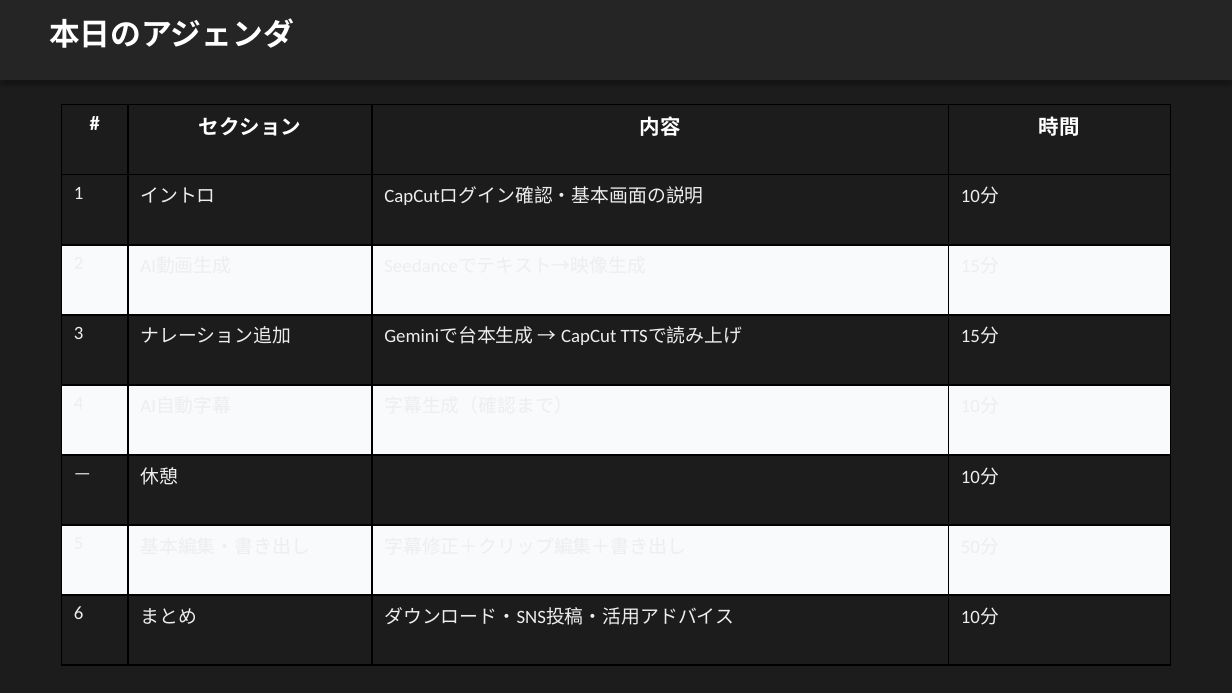
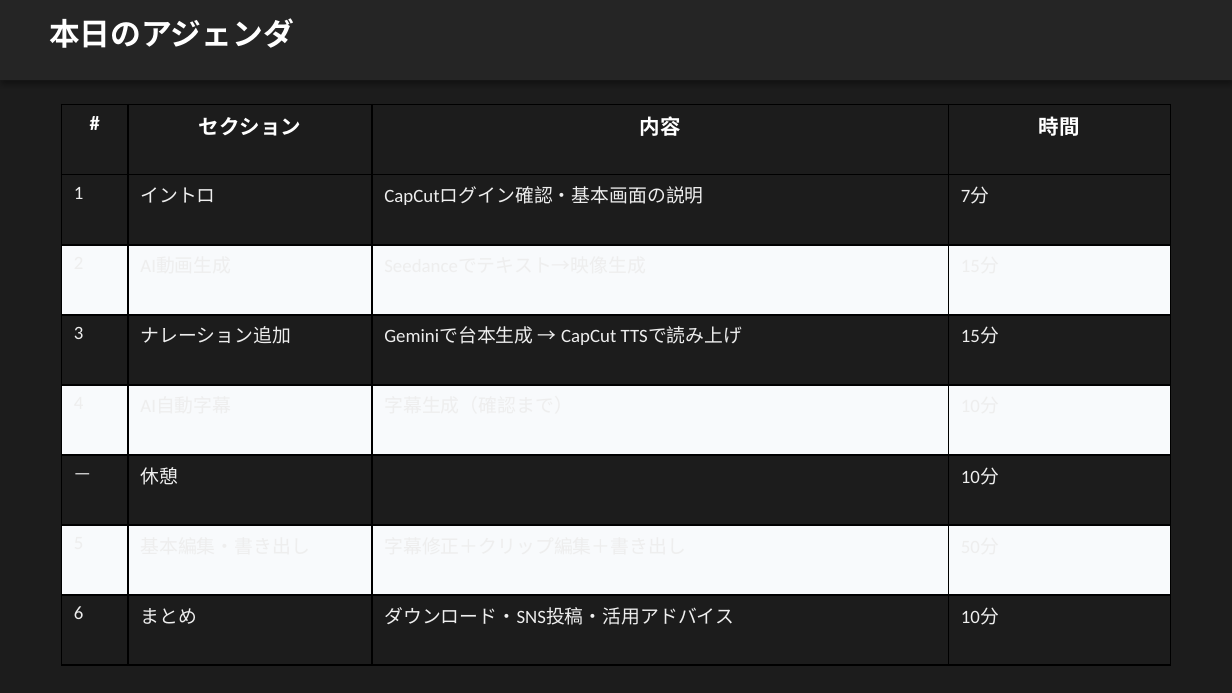
Before and after one commit to zatune-gif/kurashi-no-dodai-log, a slide deck: slide 2 of 00-01_han-ai/training-materials/course04_jissen_doga.pptx. Drawn at 1232x693 pixels with LibreOffice and Linux fonts; fonts in the diff are those of the drawing. Boxes give left, top, right and bottom in pixels: in the first picture for what was removed or moved away, otherwise in the second. Text is boxed around its words. In the diff, an @@ line names an element or a change of style, - is before the commit and + after.

```diff
--- a/00-01_han-ai/training-materials/course04_jissen_doga.pptx
+++ b/00-01_han-ai/training-materials/course04_jissen_doga.pptx
@@ table at box(62, 105, 1170, 665) @@
-row 2, column 4: 10分
+row 2, column 4: 7分
```
Also in this commit, not shown: 8 other files.
